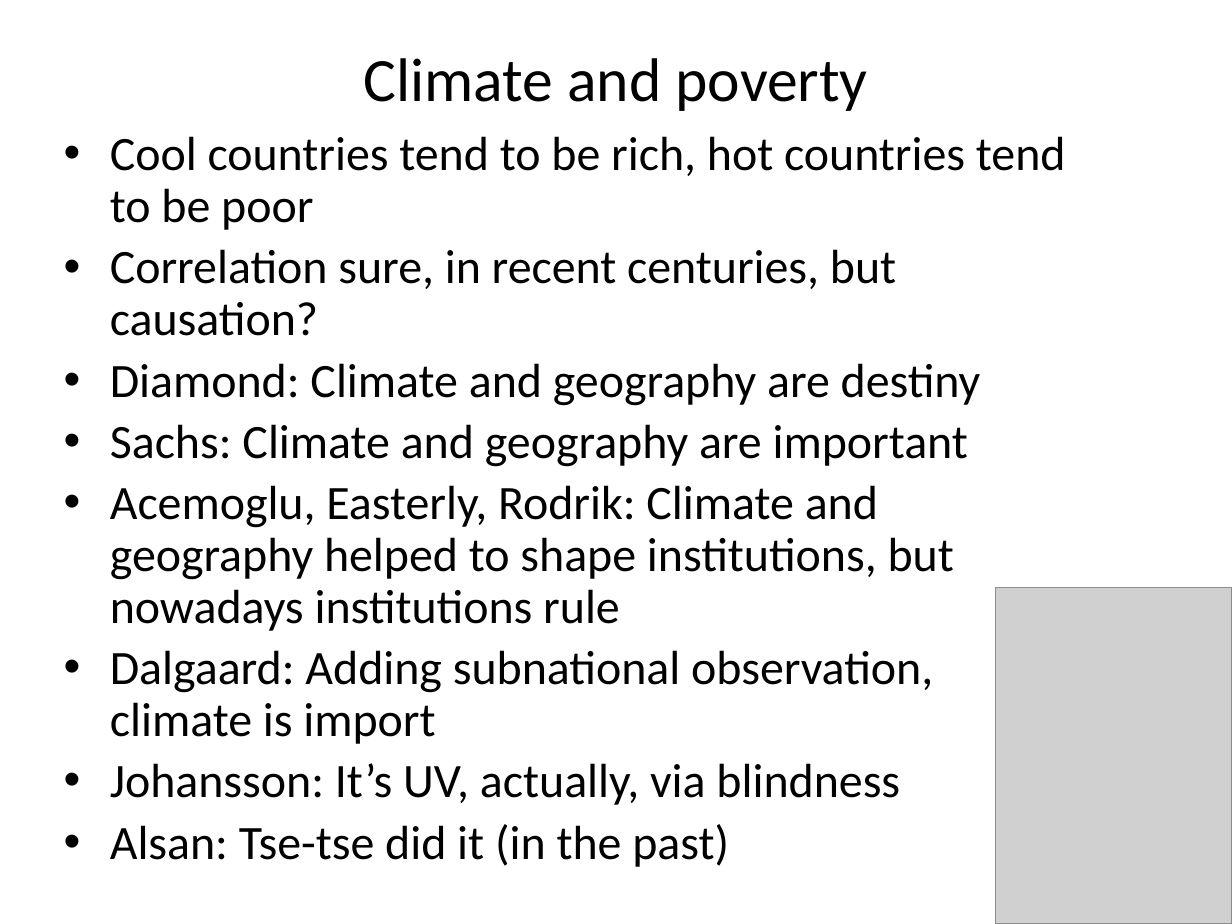
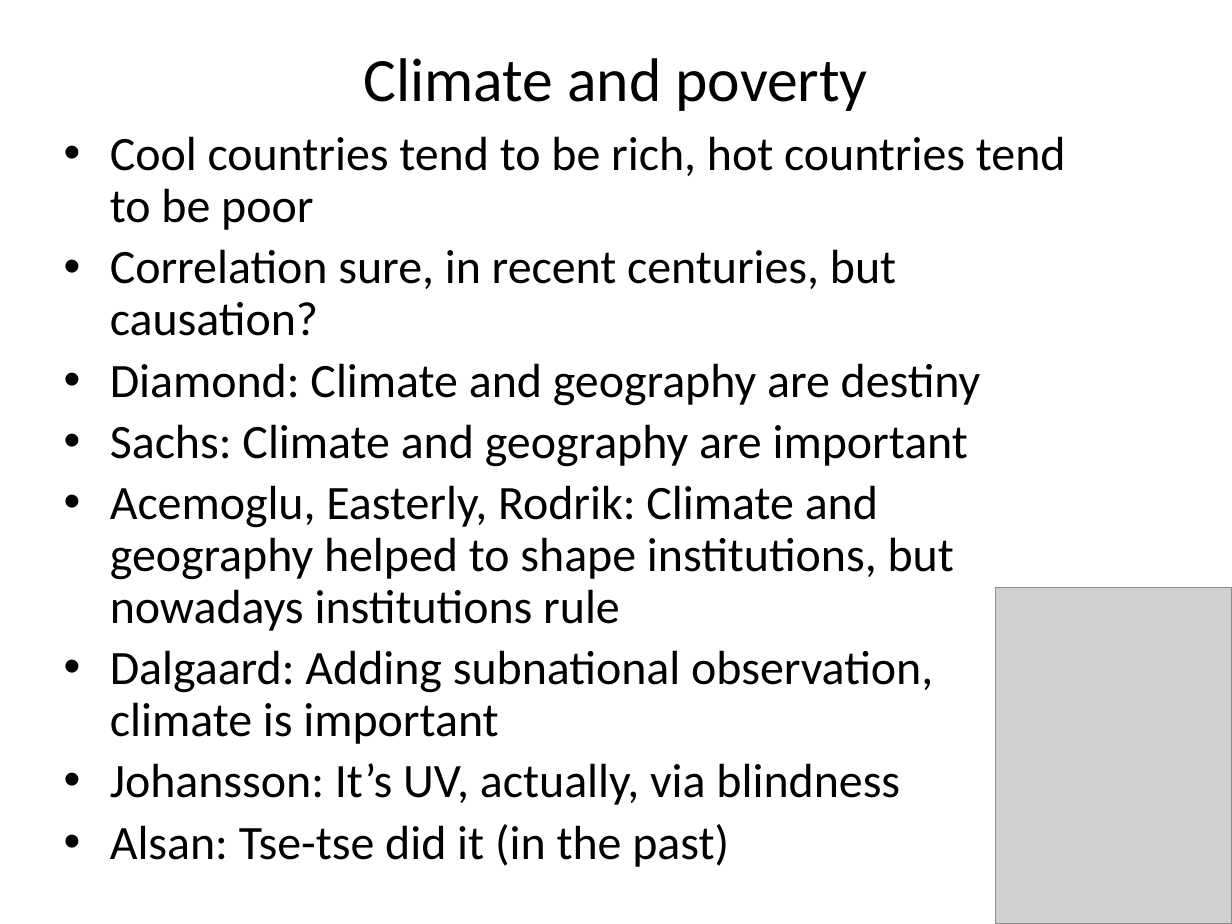
Before and after one commit to rtol/ClimateEconomics, a slide deck: slide 39 of cceug7 development.pptx (slide 51 before the commit). Drawn at 1232x924 pixels with LibreOffice and Linux fonts; fonts in the diff are those of the drawing; grey boxes stand for pictures. Boxes give left, top, right and bottom in pixels: in the first picture for what was removed or moved away, otherwise in the second. Text is boxed around its words. In the diff, an @@ line names an element or a change of style, - is before the commit and + after.

```diff
--- a/cceug7 development.pptx
+++ b/cceug7 development.pptx
@@ text at (110, 650, 933, 744): text changed @@
-• Dalgaard: Adding subnational observation, climate is import
+• Dalgaard: Adding subnational observation, climate is important
```
Also in this commit, not shown: 6 other slides changed, 5 slides added, 16 slides removed, 7 other files.
